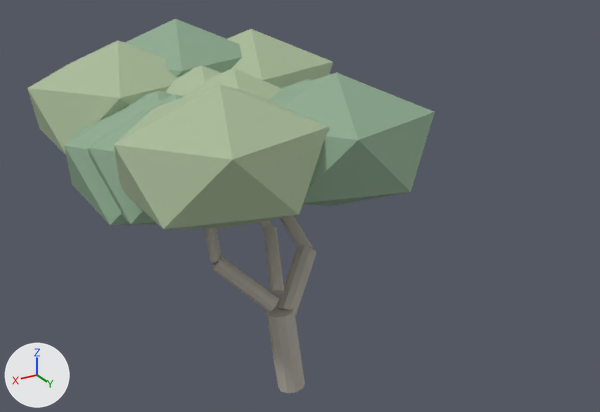
The glTF model public/models/xinhua-road/plane-tree-massing-b.glb, before and after one commit.
Both versions are drawn from a 50 mm camera at (8.31, 14.24, 11.69) aimed at (-0.67, -0.72, 4.21). Arrows for +X, +Y and +Z are at lower left; the lights stay in place. The picture after the commit comes second. Vertices at exactly the same position are counted once.

In view in the first picture: 'plane-tree-massing-b'.
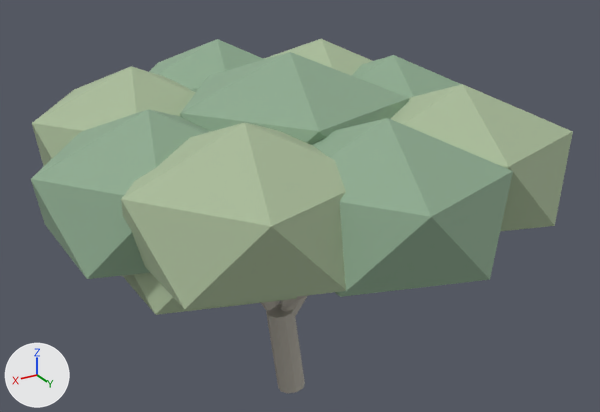
What differs and where, as boxes [x1, y1, x2, y2] in the pictures (600 x 412 px; the box of a moved part takes in the faces that stretch with it):
'plane-tree-massing-b', reshaped (33% wider)
    before: [27, 19, 435, 393]
    after: [31, 39, 573, 393]
part 1 of me_cylinder, moved or reshaped (not visible afterwards)
    before: [212, 256, 279, 312]
part 2 of me_cylinder, moved or reshaped (not visible afterwards)
    before: [280, 216, 313, 248]
part 3 of me_cylinder, moved or reshaped
    before: [277, 245, 316, 316]
    after: [261, 301, 280, 311]
part 4 of me_cylinder, moved or reshaped (not visible afterwards)
    before: [264, 226, 284, 295]
part 5 of me_cylinder, moved or reshaped (not visible afterwards)
    before: [204, 228, 221, 264]
part 6 of me_cylinder, moved or reshaped (not visible before)
    after: [281, 296, 305, 308]
part 7 of me_cylinder, moved or reshaped (not visible afterwards)
    before: [258, 220, 273, 229]
part 8 of me_cylinder, added
    after: [122, 273, 297, 315]
part 9 of me_cylinder, added
    after: [264, 39, 372, 76]
part 10 of me_cylinder, added
    after: [32, 66, 196, 166]
part 11 of me_cylinder, added
    after: [121, 122, 346, 309]
part 12 of me_cylinder, added
    after: [391, 84, 573, 231]
part 13 of me_cylinder, added
    after: [352, 55, 461, 98]
part 14 of me_cylinder, added
    after: [149, 39, 264, 89]
part 15 of me_cylinder, added
    after: [31, 109, 211, 279]
part 16 of me_cylinder, added
    after: [313, 118, 513, 297]
part 17 of me_cylinder, added
    after: [180, 52, 409, 145]
part 18 of me_cylinder, added
    after: [278, 295, 308, 316]
part 19 of me_cylinder, deleted
    before: [27, 19, 435, 229]

What changed in the scene script:
```text
Change me_cylinder:
    remove me_cylinder.from_pydata(...)  # 332 vertices, 580 faces; spans x -3.99..4.09, y -7.42..1.62, z -0.04..7.75
    add me_cylinder.from_pydata(...)  # 416 vertices, 728 faces; spans x -5.39..5.44, y -5.43..5.38, z -0.04..7.97
    me_cylinder part 1: the loose piece of 20 vertices spanning x 0.2..1.52, y -1.11..0.0, z 2.04..3.36 is multiplied about its middle by the matrix ((0.086, 0.87, 0.154), (-0.854, 0.041, 0.24), (0.228, -0.172, 0.841)), then moved by (-1.99, -0.11, 0.85)
    me_cylinder part 2: the loose piece of 20 vertices spanning x -1.15..-0.49, y -2.21..-0.82, z 2.8..4.24 is multiplied about its middle by the matrix ((0.018, 0.512, -0.024), (-0.513, 0.018, -0.008), (-0.007, 0.024, 0.512)), then moved by (-0.82, 0.41, 0.94)
    me_cylinder part 3: the loose piece of 20 vertices spanning x -1.17..0.24, y -1.14..0.07, z 1.74..3.11 is multiplied about its middle by the matrix ((-0.023, -0.848, -0.127), (0.843, -0.046, 0.154), (-0.159, -0.121, 0.834)), then moved by (1.1, 0.02, 0.31)
    me_cylinder part 4: the loose piece of 20 vertices spanning x -0.38..0.39, y -1.47..-0.09, z 2.35..3.6 is multiplied about its middle by the matrix ((0.84, -0.342, 0.0), (0.315, 0.775, 0.35), (-0.132, -0.324, 0.837)), then moved by (0.92, -0.43, 0.94)
    me_cylinder part 5: the loose piece of 20 vertices spanning x 1.06..1.5, y -1.95..-0.83, z 3.13..4.53 is multiplied about its middle by the matrix ((0.403, -0.396, 0.032), (0.397, 0.4, -0.048), (0.011, 0.057, 0.563)), then moved by (-0.2, -0.42, 1.05)
    me_cylinder part 6: the loose piece of 20 vertices spanning x -1.28..-0.57, y -2.77..-2.02, z 4.05..4.77 is multiplied about its middle by the matrix ((-0.377, 1.479, 0.1), (-1.478, -0.367, -0.149), (-0.12, -0.133, 1.519)), then moved by (0.75, 2.84, -1.61)
    me_cylinder part 7: the loose piece of 20 vertices spanning x -0.33..0.61, y -2.4..-1.27, z 3.4..4.79 is multiplied about its middle by the matrix ((-0.657, -0.583, -0.009), (0.576, -0.647, -0.143), (0.089, -0.113, 0.866)), then moved by (-0.61, 3.19, -0.16)
    me_cylinder part 8: a new loose piece, an icosphere of 20 faces spanning x 0.25..4.45, y -0.9..3.1, z 3.45..6.69, in mat_梧桐远景叶浅 (greyish green #aabc9a)
    me_cylinder part 9: a new loose piece, an icosphere of 20 faces spanning x -4.54..-0.16, y -4.63..-0.47, z 4.28..7.52, in mat_梧桐远景叶浅 (greyish green #aabc9a)
    me_cylinder part 10: a new loose piece, an icosphere of 20 faces spanning x 0.26..4.64, y -4.53..-0.37, z 4.23..7.47, in mat_梧桐远景叶浅 (greyish green #aabc9a)
    me_cylinder part 11: a new loose piece, an icosphere of 20 faces spanning x 0.16..4.54, y 0.47..4.63, z 4.33..7.57, in mat_梧桐远景叶浅 (greyish green #aabc9a)
    me_cylinder part 12: a new loose piece, an icosphere of 20 faces spanning x -4.64..-0.26, y 0.32..4.48, z 4.28..7.52, in mat_梧桐远景叶浅 (greyish green #aabc9a)
    me_cylinder part 13: a new loose piece, an icosphere of 20 faces spanning x -5.39..-1.01, y -2.88..1.28, z 4.13..7.37, in mat_梧桐远景叶深 (greyish green #8eab90)
    me_cylinder part 14: a new loose piece, an icosphere of 20 faces spanning x -2.19..2.19, y -5.43..-1.27, z 4.38..7.62, in mat_梧桐远景叶深 (greyish green #8eab90)
    me_cylinder part 15: a new loose piece, an icosphere of 20 faces spanning x 1.06..5.44, y -1.53..2.63, z 4.18..7.42, in mat_梧桐远景叶深 (greyish green #8eab90)
    me_cylinder part 16: a new loose piece, an icosphere of 20 faces spanning x -2.19..2.19, y 1.22..5.38, z 4.23..7.47, in mat_梧桐远景叶深 (greyish green #8eab90)
    me_cylinder part 17: a new loose piece, an icosphere of 20 faces spanning x -2.41..2.41, y -2.3..2.3, z 4.73..7.97, in mat_梧桐远景叶深 (greyish green #8eab90)
    me_cylinder part 18: a new loose piece of 20 vertices spanning x -1.08..0.23, y -0.57..0.09, z 1.76..3.1, in mat_梧桐远景树干 (grey #b4afa4)
    me_cylinder part 19: 11 loose pieces with 132 vertices, spanning x -3.99..4.09, y -7.42..1.62, z 3.16..7.75, are deleted
    other edits to the shape of me_cylinder do not show in these pictures
```
